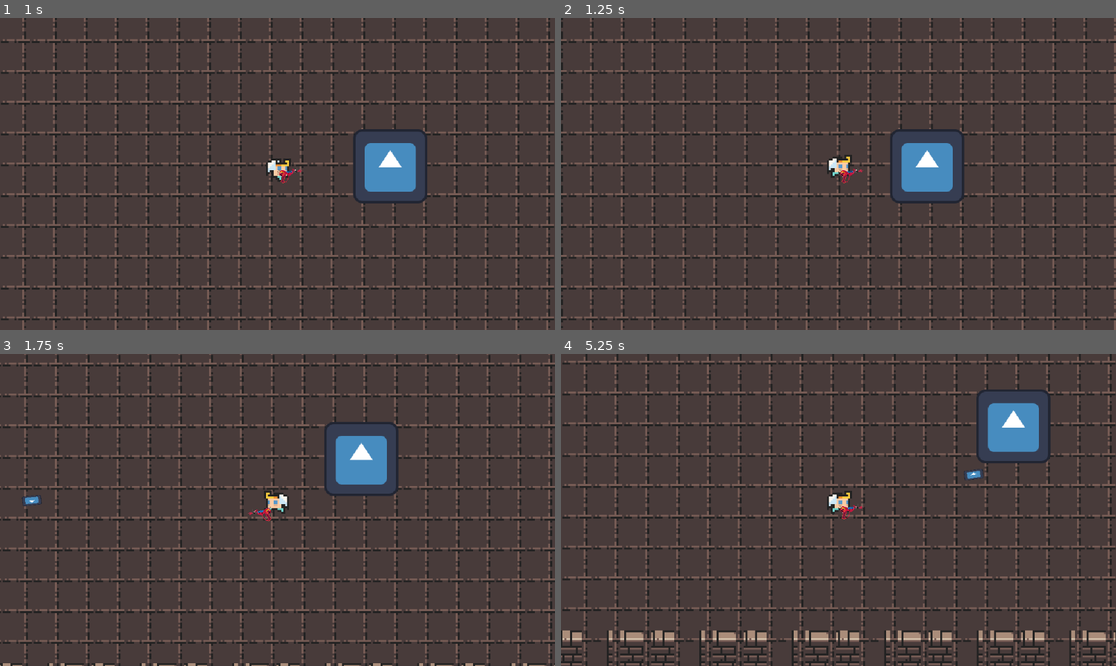
Above: before the commit, frames 1-4 (two rows, left to right).
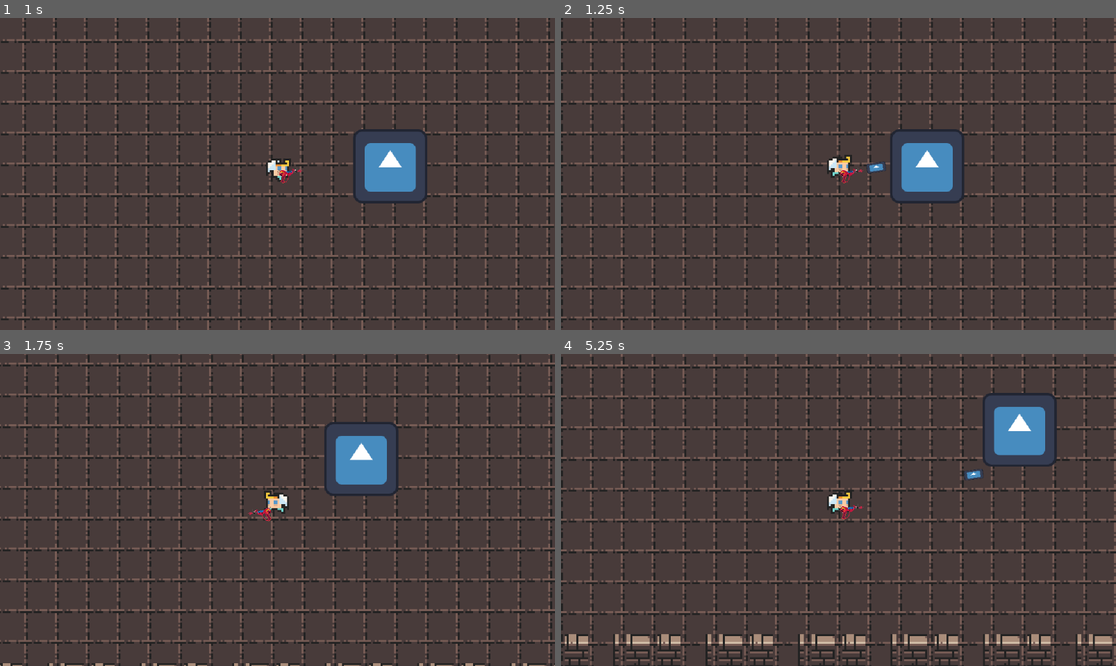
Above: after the commit, the same moments.

Repository: pabril03/ProyectoPLD
Game: Godot game, scene res://escenas/main.tscn
The game is run twice, just before and just after one commit, with the same random seed, the same clock (stepped at 60 frames per second) and the same inputs. The engine's default icon, where the game draws it, is replaced by a stand-in: a white triangle on a blue panel in a dark square.
Inputs (mouse positions are in pixels of both pictures, inside the frame that each line leads up to):
- Up to frame 1 (1 s): move the mouse to (399, 158) at 0.52 s; press the mouse at (399, 158) at 0.53 s; hold D (right) from 0.53 s (still down)
- Up to frame 2 (1.25 s): keep holding D (right)
- Up to frame 3 (1.75 s): move the mouse to (166, 525) at 1.27 s; release D (right) at 1.28 s; release the mouse at (166, 525) at 1.28 s; hold S (down) from 1.28 s (still down); click (166, 525) at 1.35 s
- Up to frame 4 (5.25 s): move the mouse to (894, 441) at 2.02 s; release S (down) at 2.03 s; press the mouse at (894, 441) at 2.03 s; hold D (right) 2.03-2.78 s; move the mouse to (810, 572) at 2.77 s; release the mouse at (810, 572) at 2.78 s; hold W (up) 2.78-3.53 s; click (810, 572) at 2.85 s; move the mouse to (1005, 556) at 3.52 s; press the mouse at (1005, 556) at 3.53 s; hold A (left) 3.53-5.03 s; move the mouse to (672, 463) at 4.27 s; release the mouse at (672, 463) at 4.28 s; click (672, 463) at 4.35 s; move the mouse to (866, 510) at 5.02 s; press the mouse at (866, 510) at 5.03 s; hold S (down) from 5.03 s (still down)

Frame 1 is identical in both runs. In frame 2, less than 0.1% of the frame differs, in the area x 55-59%, y 46-50%; in frame 3, less than 0.1%; in frame 4, 33%, in the area x 0-100%, y 0-100%.

Commit message:
bala con temporizador

Diff:
--- a/escenas/bala.gd
+++ b/escenas/bala.gd
@@ -1,9 +1,10 @@
 extends RigidBody2D
 
 const SPEED:int = 300
+var enemigo
 
 func _ready():
-	add_to_group("balas")
+	pass
 
 func _process(delta: float) -> void:
 	#transform es la dirección en la que va
--- a/escenas/bala.tscn
+++ b/escenas/bala.tscn
@@ -11,7 +11,7 @@
 radius = 2.9999
 height = 12.0
 
-[node name="Bullet" type="RigidBody2D"]
+[node name="Bullet" type="RigidBody2D" groups=["balas"]]
 script = ExtResource("1_66u8n")
 
 [node name="Sprite2D" type="Sprite2D" parent="."]
--- a/escenas/enemigo.gd
+++ b/escenas/enemigo.gd
@@ -8,6 +8,6 @@
 
 func _on_area_2d_body_entered(body: Node2D) -> void:
 	if body.is_in_group("balas"):  # Asegura que solo las balas bajen la vida
-		VIDA -= 1
+		VIDA -= 2
 		print("Vida restante:", VIDA)
 		body.queue_free()  # Destruye la bala tras impactar
--- a/escenas/enemigo.tscn
+++ b/escenas/enemigo.tscn
@@ -9,7 +9,7 @@
 [sub_resource type="CircleShape2D" id="CircleShape2D_743j8"]
 radius = 27.0185
 
-[node name="Enemigo" type="StaticBody2D"]
+[node name="Enemigo" type="StaticBody2D" groups=["enemigo"]]
 script = ExtResource("1_uhebs")
 
 [node name="Sprite2D" type="Sprite2D" parent="."]
--- a/escenas/gun.tscn
+++ b/escenas/gun.tscn
@@ -16,3 +16,5 @@
 
 [node name="Timer" type="Timer" parent="."]
 wait_time = 0.2
+
+[connection signal="timeout" from="Timer" to="." method="_on_timer_timeout"]
--- a/scripts/gun.gd
+++ b/scripts/gun.gd
@@ -2,7 +2,9 @@
 
 const bala = preload("res://escenas/bala.tscn")
 
+
 @onready var punta: Marker2D = $Marker2D
+var puedoDisparar: bool = true
 
 func _process(delta: float) -> void:
 
@@ -14,9 +16,19 @@
 	else:
 		scale.y = 1
 
-	if Input.is_action_just_pressed("shoot"):
+	if Input.is_action_pressed("shoot"):
+		disparo()
+
+
+func disparo():
+	if puedoDisparar:
 		$Timer.start()
 		var bullet_i = bala.instantiate()
 		get_tree().root.add_child(bullet_i)
 		bullet_i.global_position = punta.global_position
 		bullet_i.rotation = rotation
+		puedoDisparar = false
+
+
+func _on_timer_timeout() -> void:
+	puedoDisparar = true
